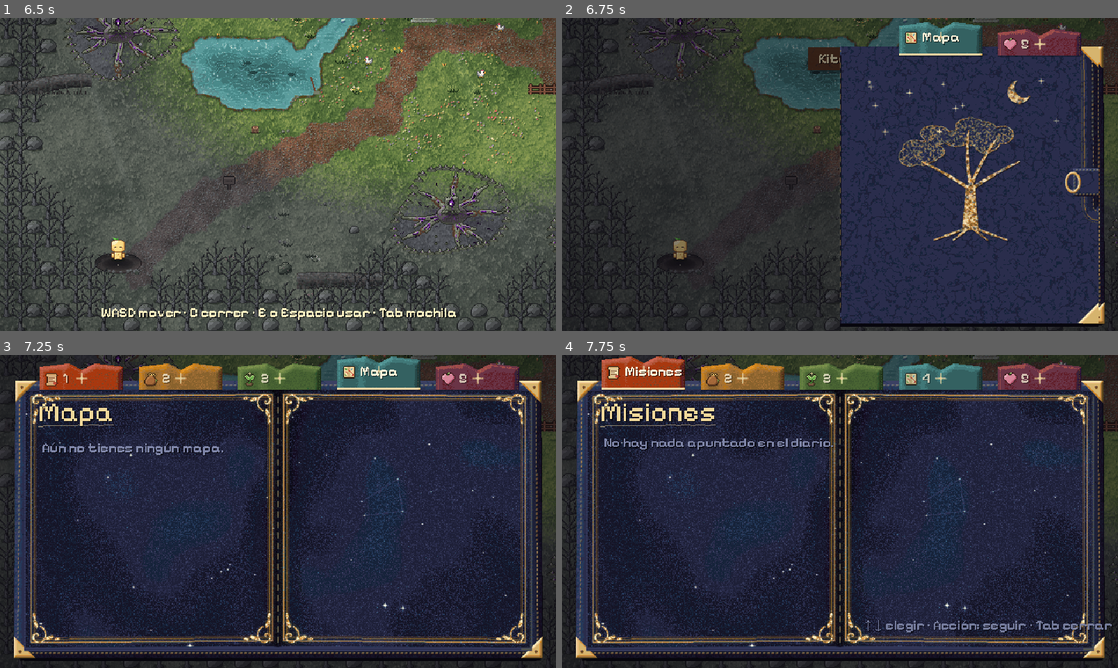
Above: before the commit, frames 1-4 (two rows, left to right).
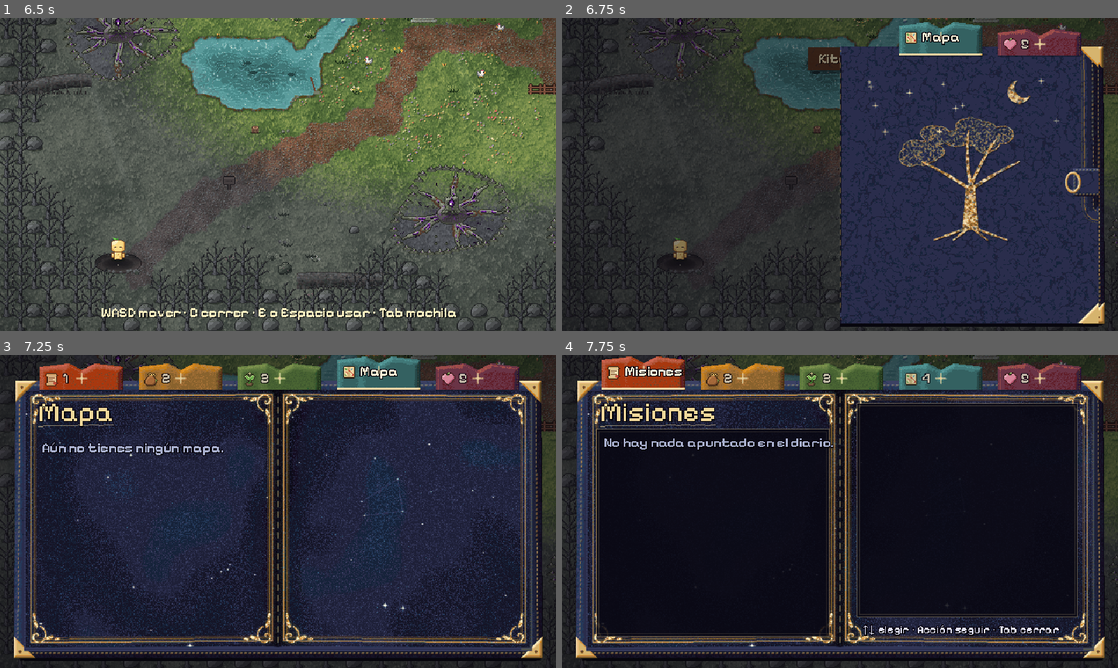
Above: after the commit, the same moments.

Repository: maiinf/maisha
Game: Godot game, scene res://escenas/interfaz/inicio.tscn
The game is run twice, just before and just after one commit, with the same random seed, the same clock (stepped at 60 frames per second) and the same inputs.
Inputs (mouse positions are in pixels of both pictures, inside the frame that each line leads up to):
- Up to frame 1 (6.5 s): tap Enter (ui_accept) at 0.5, 0.77, 1.52, 2.75, 3.02, 3.77, 4.52, 6.02 s; move the mouse to (127, 165) at 0.52 s; hold D (mover_derecha) 0.53-1.28 s; tap F (usar) at 0.6, 1.55, 2.3, 3.05, 3.8, 4.55, 5.3, 5.85 s; click (127, 165) at 0.67 s; move the mouse to (166, 190) at 1.27 s; hold S (mover_abajo) 1.28-2.03 s; tap Space (accion) at 1.35 s; move the mouse to (333, 105) at 2.02 s; hold D (mover_derecha) 2.03-2.78 s; hold C (correr) 2.03-2.78 s; move the mouse to (250, 237) at 2.77 s; hold W (mover_arriba) 2.78-3.53 s; tap K (explosivo) at 2.85 s; click (250, 237) at 2.92 s; move the mouse to (444, 221) at 3.52 s; hold J (golpe) 3.53-4.28 s; hold A (mover_izquierda) 3.53-5.03 s; move the mouse to (111, 127) at 4.27 s; tap L (latido) at 4.35 s; move the mouse to (305, 174) at 5.02 s; hold S (mover_abajo) 5.03-5.78 s; hold Tab (mochila) 5.03-5.78 s; click (305, 174) at 5.17 s; move the mouse to (194, 96) at 5.77 s; hold D (mover_derecha) from 5.78 s (still down)
- Up to frame 2 (6.75 s): move the mouse to (962, 158) at 6.52 s; release D (mover_derecha) at 6.53 s; hold W (mover_arriba) from 6.53 s (still down); tap 4 at 6.6 s
- Up to frame 3 (7.25 s): keep holding W (mover_arriba); tap Enter (ui_accept) at 6.77 s; tap F (usar) at 6.8 s
- Up to frame 4 (7.75 s): move the mouse to (728, 527) at 7.27 s; release W (mover_arriba) at 7.28 s; hold D (mover_derecha) from 7.28 s (still down); tap 1 at 7.35 s; click (728, 527) at 7.42 s; tap Enter (ui_accept) at 7.52 s; tap F (usar) at 7.55 s

Frame 1 is identical in both runs. In frame 2, 0.1% of the frame differs, in the area x 64-84%, y 4-10%; in frame 3, 0.8%; in frame 4, 40%, in the area x 6-99%, y 3-90%.

Commit message:
Diario: el texto se lee (láminas oscuras, contorno en las letras, tonos más claros)
- _texto: contorno oscuro alrededor de cada letra clara
- _lamina: una lámina casi opaca con borde dorado detrás del texto de cada página
- Tonos secundarios y apagados más claros; la ayuda de abajo se encoge hasta caber

Co-Authored-By: Claude Opus 5.5 <noreply@anthropic.com>

Diff:
--- a/scripts/interfaz/mochila.gd
+++ b/scripts/interfaz/mochila.gd
@@ -78,8 +78,8 @@
 const ESPERA_RUEDA := 0.28
 ## Los colores de lo que se escribe en las páginas de noche (el cielo es oscuro: letras claras)
 const TN_TINTA := Color("efe6cf")       # el texto
-const TN_SUAVE := Color("c8c8e4")       # lo secundario
-const TN_APAGADA := Color("7f86a8")     # lo cumplido, lo que no se puede
+const TN_SUAVE := Color("e2e2f6")       # lo secundario
+const TN_APAGADA := Color("aab2d0")     # lo cumplido, lo que no se puede
 const TN_ROJO := Color("f2a07a")        # la historia, lo importante (coral)
 const TN_VERDE := Color("a8e890")       # hecho
 const TN_TITULO := Color("f0d89a")      # los títulos, en oro
@@ -453,10 +453,19 @@
 # --- Dibujo -----------------------------------------------------------------------------
 
 func _texto(texto: String, pos: Vector2, color: Color, ancho := -1.0, tam := 16) -> void:
-	# sobre el papel, la tinta no lleva sombra negra (solo un poco de brillo); lo claro, sí
+	# lo claro (sobre las páginas de noche) lleva un contorno oscuro alrededor de cada letra, para que se lea sobre
+	# cualquier fondo; la tinta oscura (la fila elegida, sobre la banda dorada) no lo necesita
 	if color.get_luminance() > 0.5:
-		_lienzo.draw_string(_fuente, pos + Vector2(1, 1), texto, HORIZONTAL_ALIGNMENT_LEFT, ancho, tam, Color(0, 0, 0, 0.6 * color.a))
+		_lienzo.draw_string_outline(_fuente, pos, texto, HORIZONTAL_ALIGNMENT_LEFT, ancho, tam, 4, Color(0.04, 0.02, 0.07, 0.95 * color.a))
+		_lienzo.draw_string(_fuente, pos + Vector2(1, 1), texto, HORIZONTAL_ALIGNMENT_LEFT, ancho, tam, Color(0, 0, 0, 0.7 * color.a))
 	_lienzo.draw_string(_fuente, pos, texto, HORIZONTAL_ALIGNMENT_LEFT, ancho, tam, color)
+
+
+## Una lámina oscura detrás del texto de una página (para que las estrellas y la nebulosa no se mezclen con las letras)
+func _lamina(r: Rect2, tinta: float) -> void:
+	_lienzo.draw_rect(r, Color(0.035, 0.03, 0.07, 0.86 * tinta))
+	_lienzo.draw_rect(r, Color(TN_TITULO, 0.35 * tinta), false, 1.0)
+	_lienzo.draw_rect(r.grow(-3), Color(TN_TITULO, 0.12 * tinta), false, 1.0)
 
 
 ## Un título a mano, grande, con su raya debajo
@@ -596,19 +605,26 @@
 
 ## Lo que hay escrito en las dos páginas
 func _dibujar_paginas(tinta: float) -> void:
-	var ayuda := "← → pestañas · ↑ ↓ elegir · Tab cerrar"
+	var ayuda := "←→ pestañas · ↑↓ elegir · Tab cerrar"
 	if pestana == P_MISIONES:
-		ayuda = "↑ ↓ elegir · Acción: seguir · Tab cerrar"
+		ayuda = "↑↓ elegir · Acción seguir · Tab cerrar"
 	elif pestana == P_OBJETOS and (Estado.cuantos("sopa") > 0 or not Tienda.prendas_compradas().is_empty()):
-		ayuda = "↑ ↓ elegir · Acción: usar o ponerse"
+		ayuda = "↑↓ elegir · Acción usar o ponerse"
 	if pestana == P_MAPA:
 		_dibujar_mapa()
 		return
 	if pestana == P_HABILIDADES:
 		_dibujar_arbol(tinta)
 		return
+	_lamina(Rect2(PAG_IZQ.position + Vector2(2, 38), PAG_IZQ.size - Vector2(4, 44)), tinta)
+	_lamina(Rect2(PAG_DER.position + Vector2(8, 8), PAG_DER.size - Vector2(16, 36)), tinta)
 	_titulo(PESTANAS[pestana], PAG_IZQ.position + Vector2(6, 28), Color(TN_TITULO, tinta), 0.0)
-	_texto(ayuda, Vector2(PAG_DER.position.x + 16, PAG_DER.end.y - 14), Color(TN_APAGADA, 0.9 * tinta))
+	# la ayuda, abajo, que quepa en la página (si no cabe, un poco más pequeña)
+	var ancho_ayuda := PAG_DER.size.x - 28
+	var tam_ayuda := 16
+	while tam_ayuda > 10 and _fuente.get_string_size(ayuda, HORIZONTAL_ALIGNMENT_LEFT, -1, tam_ayuda).x > ancho_ayuda:
+		tam_ayuda -= 1
+	_texto(ayuda, Vector2(PAG_DER.position.x + 14, PAG_DER.end.y - 10), Color(TN_SUAVE, tinta), -1, tam_ayuda)
 	var filas := _lista()
 	var area := Rect2(PAG_IZQ.position + Vector2(6, 42), Vector2(PAG_IZQ.size.x - 12, FILAS_VISIBLES * ALTO_FILA))
 	if filas.is_empty():
Binary file added: documentacion/diario_legible.png
Not shown, changed: LEEME.md
